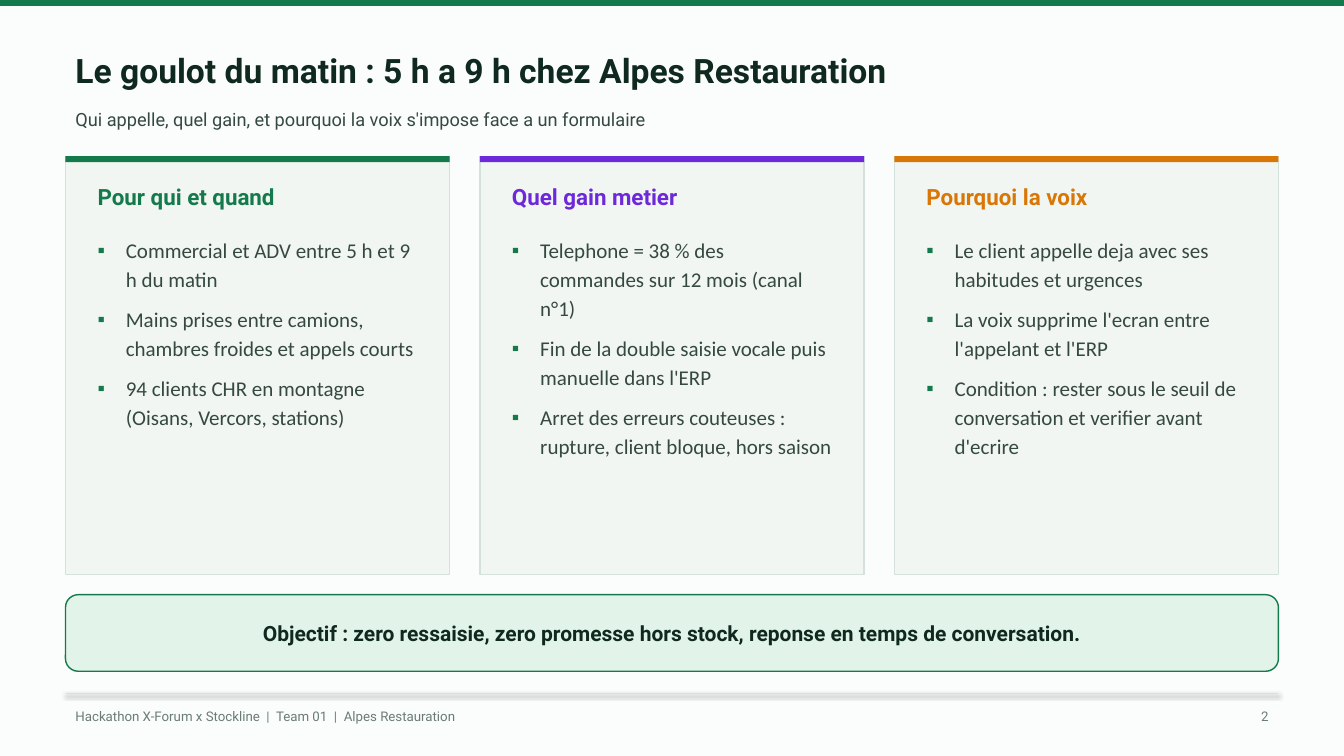
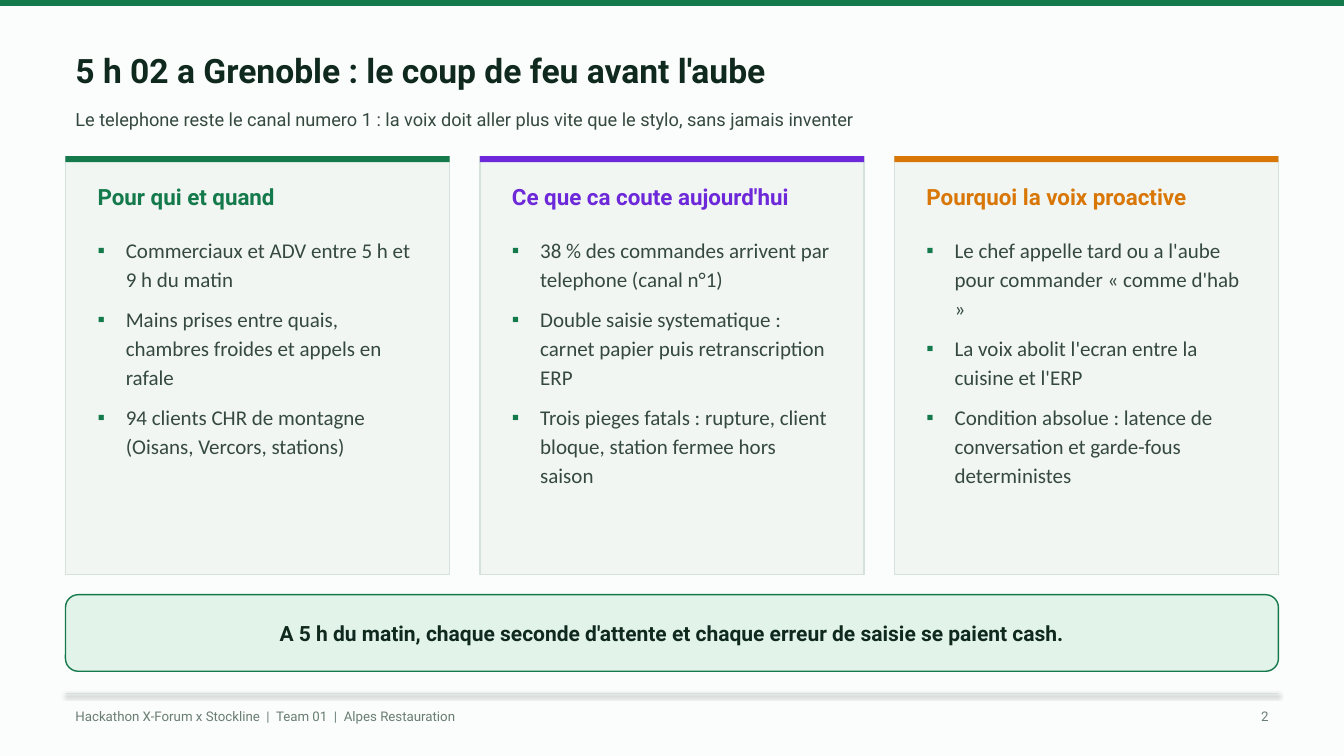
Before and after one commit to KpihX/stockline-jarvis, a slide deck: slide 2 of presentation/build/Stockline-Team01-Alpes-Restauration.pptx. Drawn at 1344x756 pixels with LibreOffice and Linux fonts; fonts in the diff are those of the drawing. Boxes give left, top, right and bottom in pixels: in the first picture for what was removed or moved away, otherwise in the second. Text is boxed around its words. In the diff, an @@ line names an element or a change of style, - is before the commit and + after.

```diff
--- a/presentation/build/Stockline-Team01-Alpes-Restauration.pptx
+++ b/presentation/build/Stockline-Team01-Alpes-Restauration.pptx
@@ text at <box>75,57,765,90</box>: text changed @@
-Le goulot du matin : 5 h a 9 h chez Alpes Restauration
+5 h 02 a Grenoble : le coup de feu avant l'aube
@@ text at <box>75,112,853,130</box>: text changed @@
-Qui appelle, quel gain, et pourquoi la voix s'impose face a un formulaire
+Le telephone reste le canal numero 1 : la voix doit aller plus vite que le stylo, sans jamais inventer
@@ text at <box>512,188,788,210</box>: text changed @@
-Quel gain metier
+Ce que ca coute aujourd'hui
@@ text at <box>926,188,1186,210</box>: text changed @@
-Pourquoi la voix
+Pourquoi la voix proactive
@@ text at <box>126,243,410,457</box>: text changed @@
-▪ Commercial et ADV entre 5 h et 9 h du matin
-▪ Mains prises entre camions, chambres froides et appels courts
-▪ 94 clients CHR en montagne (Oisans, Vercors, stations)
+▪ Commerciaux et ADV entre 5 h et 9 h du matin
+▪ Mains prises entre quais, chambres froides et appels en rafale
+▪ 94 clients CHR de montagne (Oisans, Vercors, stations)
@@ text at <box>540,243,829,483</box>: text changed @@
-▪ Telephone = 38 % des commandes sur 12 mois (canal n°1)
-▪ Fin de la double saisie vocale puis manuelle dans l'ERP
-▪ Arret des erreurs couteuses : rupture, client bloque, hors saison
+▪ 38 % des commandes arrivent par telephone (canal n°1)
+▪ Double saisie systematique : carnet papier puis retranscription ERP
+▪ Trois pieges fatals : rupture, client bloque, station fermee hors saison
@@ text at <box>955,243,1240,483</box>: text changed @@
-▪ Le client appelle deja avec ses habitudes et urgences
-▪ La voix supprime l'ecran entre l'appelant et l'ERP
-▪ Condition : rester sous le seuil de conversation et verifier avant d'ecrire
+▪ Le chef appelle tard ou a l'aube pour commander « comme d'hab »
+▪ La voix abolit l'ecran entre la cuisine et l'ERP
+▪ Condition absolue : latence de conversation et garde-fous deterministes
@@ text at <box>280,625,1063,646</box>: text changed @@
-Objectif : zero ressaisie, zero promesse hors stock, reponse en temps de conversation.
+A 5 h du matin, chaque seconde d'attente et chaque erreur de saisie se paient cash.
```
Also in this commit, not shown: 8 other slides changed, 31 other files.
